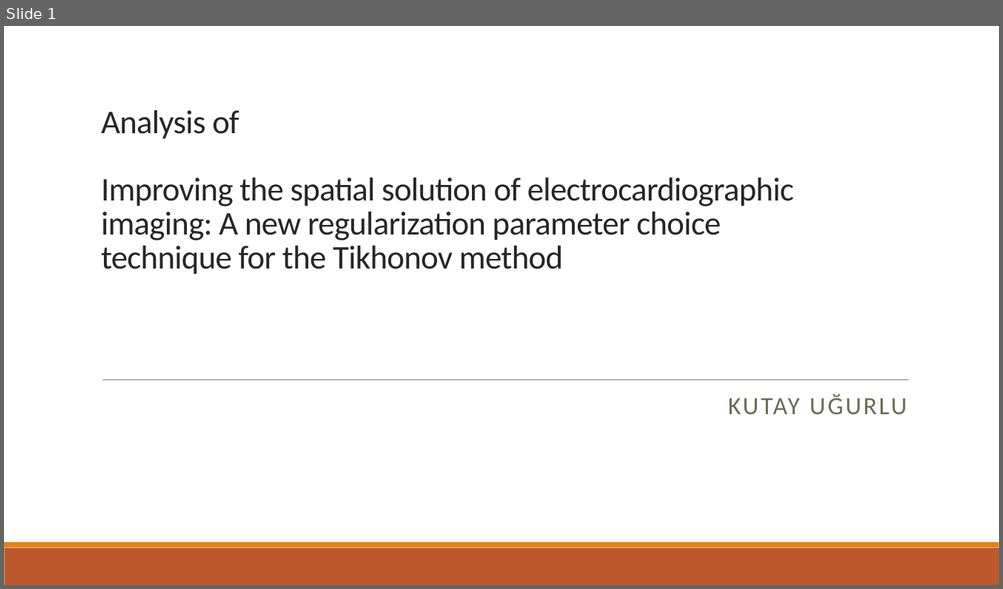
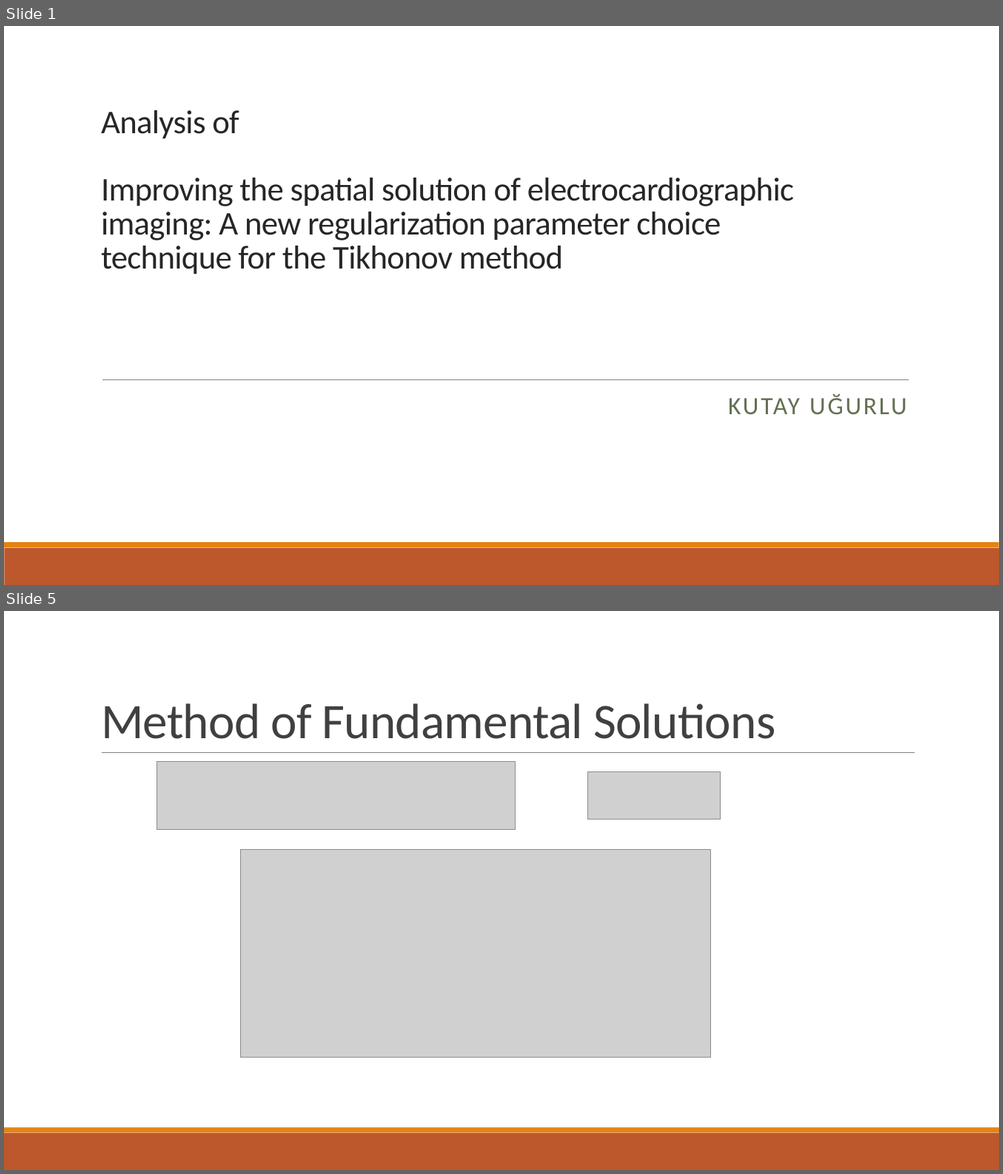
Before and after one commit to kutay-ugurlu/Tikhonov-Regularization-Parameter-Selection-ECGI, a slide deck: Presentation.pptx. Shown one above the other, each under a label of ours: slide 1 before the commit, slides 1 and 5 after it; the slides between them are not shown. The pictures are 1003x589 and 1003x1174 pixels, drawn with LibreOffice and Linux fonts; fonts in the diff are those of the drawing; grey boxes stand for pictures. Boxes give left, top, right and bottom in pixels: in the first picture for what was removed or moved away, otherwise in the second. Text is boxed around its words. In the diff, an @@ line names an element or a change of style, - is before the commit and + after.

```diff
--- a/Presentation.pptx
+++ b/Presentation.pptx
@@ slide 5 added at [4,611,999,1170], background #FFFFFF; not listed: 2 template elements that a slide beside it also shows @@
@@ title added at [101,703,775,739], 48 pt, text #404040 @@
+Method of Fundamental Solutions
@@ line added from (102, 753) to (915, 753), #808080 0.5 pt @@
@@ picture added at [157,762,515,830] @@
@@ picture added at [588,772,720,820] @@
@@ picture added at [241,850,711,1058] @@
```
Also in this commit, not shown: 6 other slides added, 1 slide removed, 1 other file.
